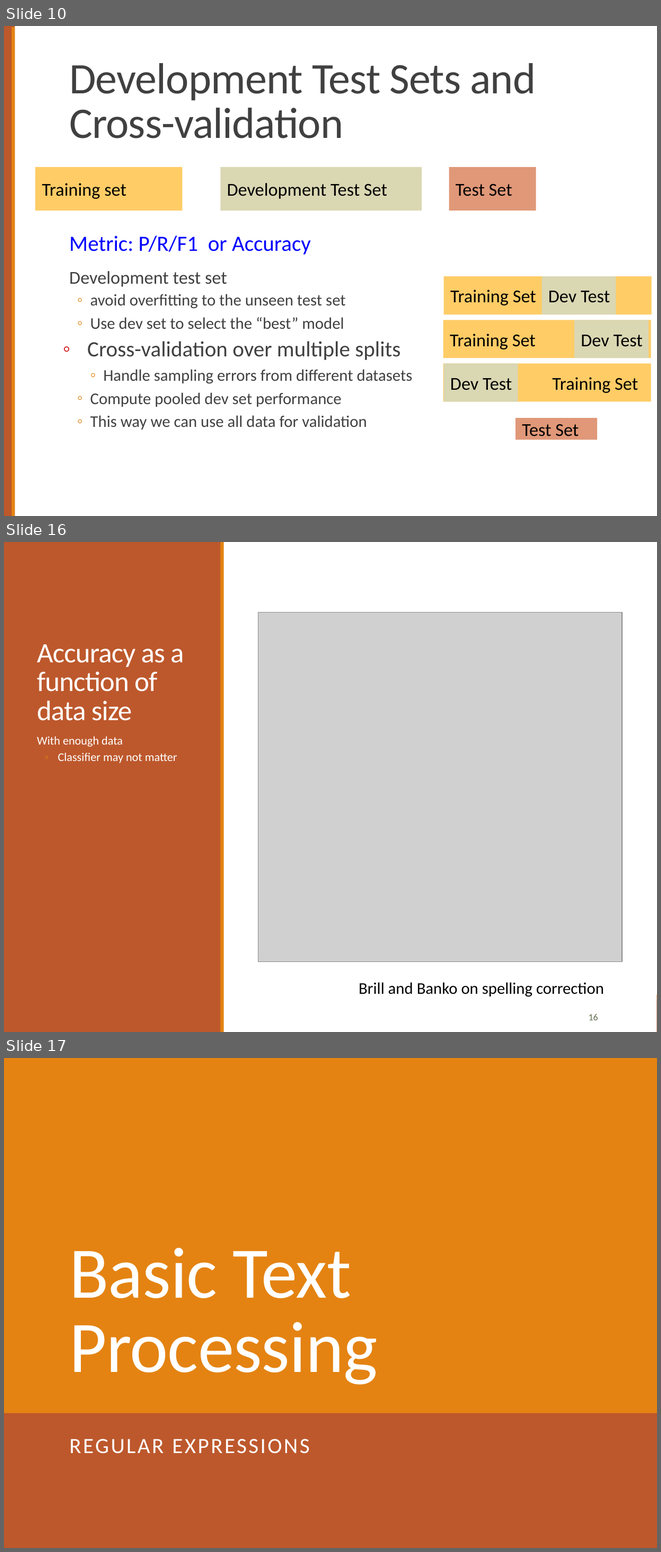
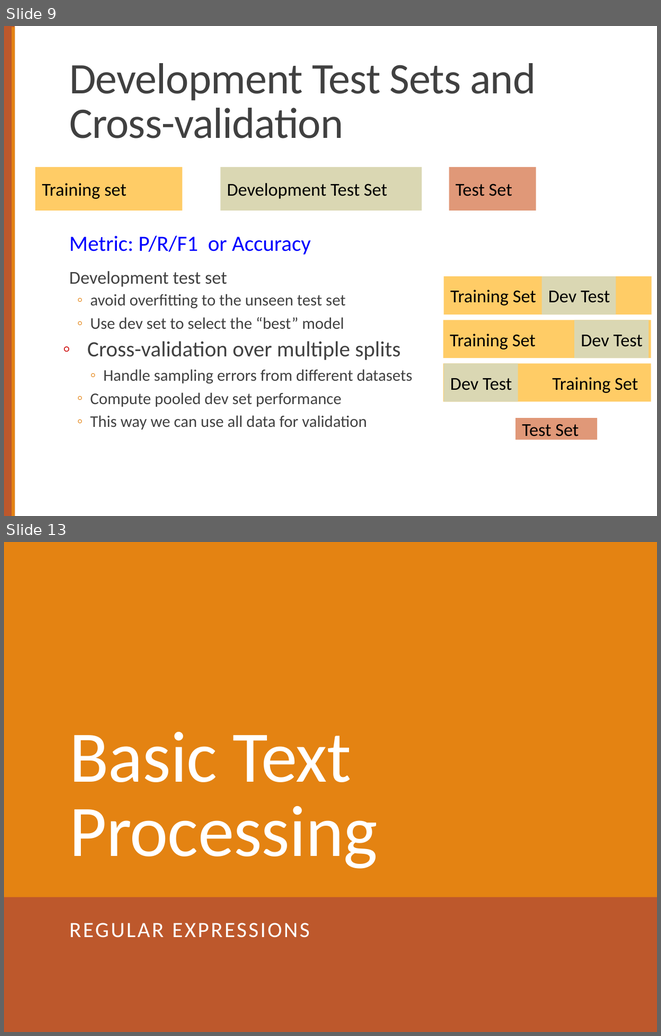
Before and after one commit to computational-linguistics-class/computational-linguistics-class.github.io, a slide deck: slides/02-text-processing.pptx. Shown one above the other, each under a label of ours: slides 10, 16 and 17 before the commit, slides 9 and 13 after it; the slides between them are not shown. The pictures are 661x1552 and 661x1036 pixels, drawn with LibreOffice and Linux fonts; fonts in the diff are those of the drawing; grey boxes stand for pictures. Boxes give left, top, right and bottom in pixels: in the first picture for what was removed or moved away, otherwise in the second. Text is boxed around its words. In the diff, an @@ line names an element or a change of style, - is before the commit and + after.

```diff
--- a/slides/02-text-processing.pptx
+++ b/slides/02-text-processing.pptx
@@ slide 16 removed at box(4, 542, 657, 1032), background #FFFFFF; not listed: 2 template elements that a slide beside it also shows @@
@@ rectangle removed at box(4, 542, 657, 1032) @@
@@ rectangle removed at box(4, 542, 221, 1032) @@
@@ rectangle removed at box(220, 542, 223, 1032) @@
@@ picture removed at box(258, 612, 623, 961) @@
@@ title removed at box(37, 644, 184, 721) @@
-Accuracy as a function of data size
@@ text removed at box(37, 736, 177, 763) @@
-  With enough data
-  ◦ Classifier may not matter
@@ text removed at box(359, 982, 604, 997) @@
-Brill and Banko on spelling correction
@@ rectangle removed at box(4, 999, 657, 1032) @@
@@ rectangle removed at box(4, 995, 657, 999) @@
@@ page number removed at box(589, 1014, 598, 1020) @@
-16
@@ what was slide 10 is now slide 9 @@
@@ what was slide 17 is now slide 13 @@
```
Also in this commit, not shown: 9 slides changed, 3 slides added, 6 other slides removed, 1 other file.
